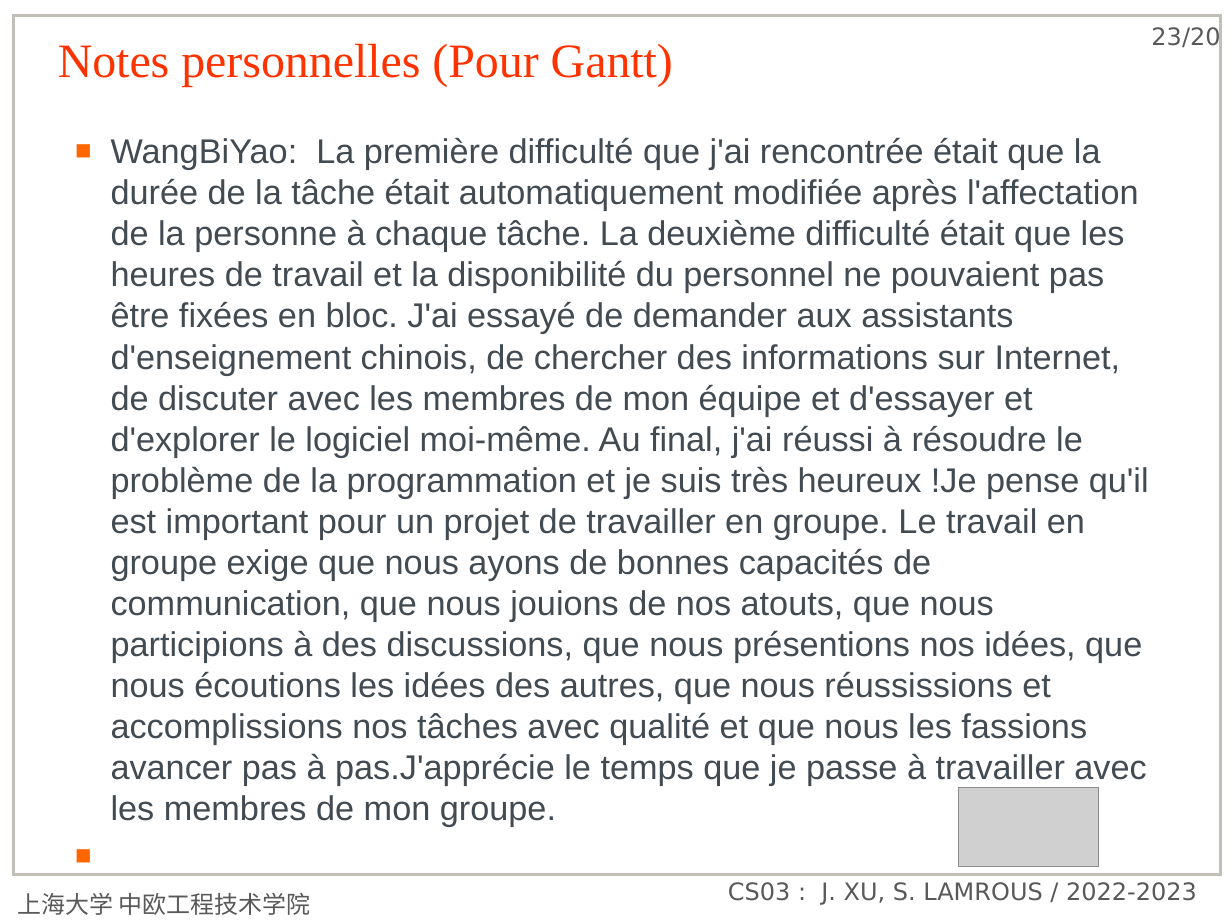
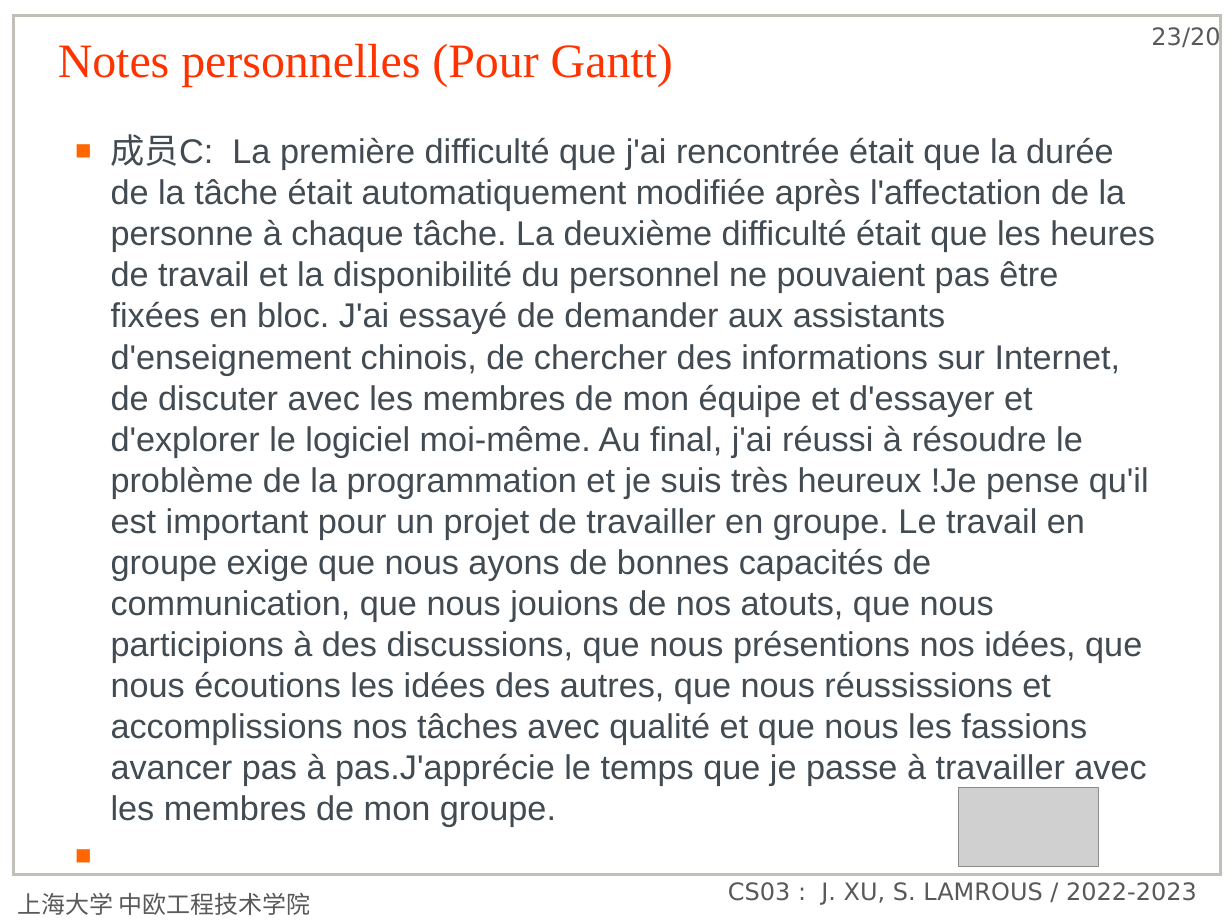
Before and after one commit to yicongl1/Drone-Delivery-2022, a slide deck: slide 23 of 05_项目管理课程/小组作业/group/PPT-进度安排.pptx. Drawn at 1232x924 pixels with LibreOffice and Linux fonts; fonts in the diff are those of the drawing; grey boxes stand for pictures; background and template pictures are left out. Boxes give left, top, right and bottom in pixels: in the first picture for what was removed or moved away, otherwise in the second. Text is boxed around its words. In the diff, an @@ line names an element or a change of style, - is before the commit and + after.

Commit message:
匿名化：姓名替换为成员A-成员J，内嵌作者字段统一为 group
- 答辩 PPT、3 份小组 PPT、4 份操作手册、讲稿正文
- 补上拼音变体与拼接写法（LiYicong / Yibo Qiu / SheChengying 等）
- 补充重命名后的文档与清理报告

```diff
--- a/05_项目管理课程/小组作业/group/PPT-进度安排.pptx
+++ b/05_项目管理课程/小组作业/group/PPT-进度安排.pptx
@@ text at (x1=111, y1=134, x2=1155, y2=827): text changed @@
-■ WangBiYao: La première difficulté que j'ai rencontrée était que la durée de la tâche était automatiquement modifiée après l'affectation de la personne à chaque tâche. La deuxième difficulté était que les heures de travail et la disponibilité du personnel ne pouvaient pas être fixées en bloc. J'ai essayé de demander aux assistants d'enseignement chinois, de chercher des informations sur Internet, de discuter avec les membres de mon équipe et d'essayer et d'explorer le logiciel moi-même. Au final, j'ai réussi à résoudre le problème de la programmation et je suis très heureux !Je pense qu'il est important pour un projet de travailler en groupe. Le travail en groupe exige que nous ayons de bonnes capacités de communication, que nous jouions de nos atouts, que nous participions à des discussions, que nous présentions nos idées, que nous écoutions les idées des autres, que nous réussissions et accomplissions nos tâches avec qualité et que nous les fassions avancer pas à pas.J'apprécie le temps que je passe à travailler avec les membres de mon groupe.
+■ 成员C: La première difficulté que j'ai rencontrée était que la durée de la tâche était automatiquement modifiée après l'affectation de la personne à chaque tâche. La deuxième difficulté était que les heures de travail et la disponibilité du personnel ne pouvaient pas être fixées en bloc. J'ai essayé de demander aux assistants d'enseignement chinois, de chercher des informations sur Internet, de discuter avec les membres de mon équipe et d'essayer et d'explorer le logiciel moi-même. Au final, j'ai réussi à résoudre le problème de la programmation et je suis très heureux !Je pense qu'il est important pour un projet de travailler en groupe. Le travail en groupe exige que nous ayons de bonnes capacités de communication, que nous jouions de nos atouts, que nous participions à des discussions, que nous présentions nos idées, que nous écoutions les idées des autres, que nous réussissions et accomplissions nos tâches avec qualité et que nous les fassions avancer pas à pas.J'apprécie le temps que je passe à travailler avec les membres de mon groupe.
```
Also in this commit, not shown: 2 other slides changed, 4 other files.
